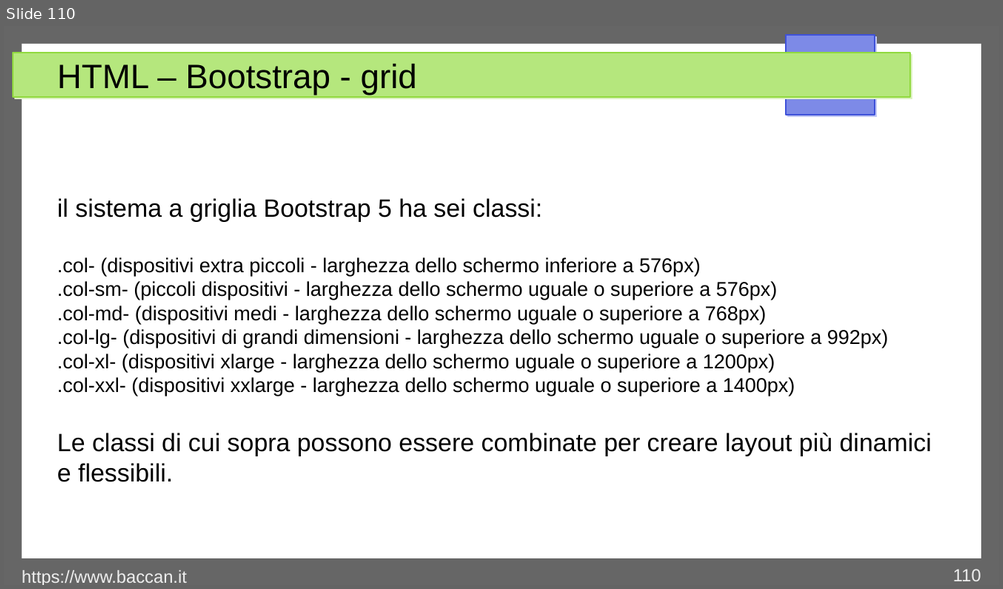
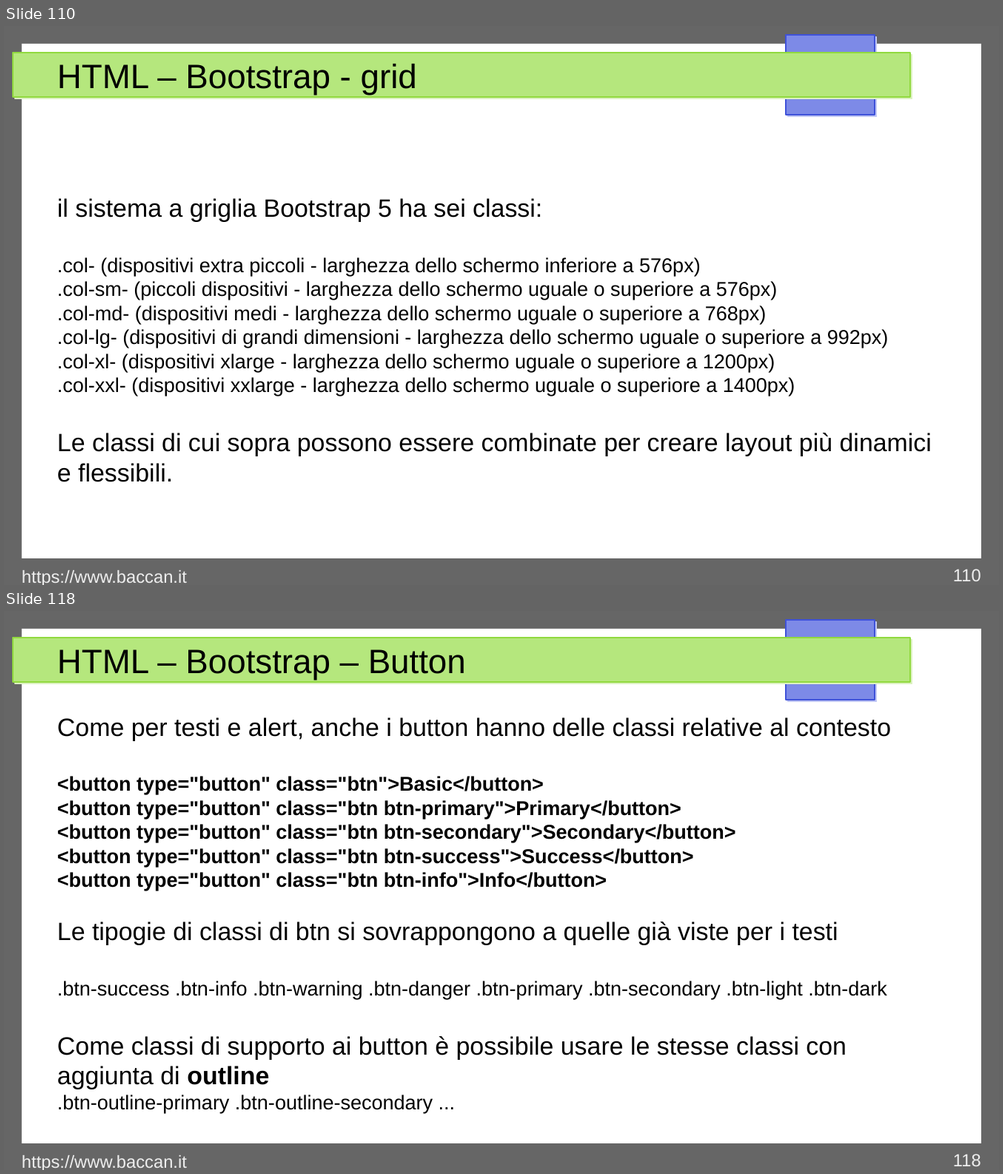
Before and after one commit to matteobaccan/CorsoHTML, a slide deck: Chapter_html.odp. Shown one above the other, each under a label of ours: slide 110 before the commit, slides 110 and 118 after it; the slides between them are not shown. The pictures are 1003x589 and 1003x1174 pixels, drawn with LibreOffice and Linux fonts; fonts in the diff are those of the drawing. Boxes give left, top, right and bottom in pixels: in the first picture for what was removed or moved away, otherwise in the second. Text is boxed around its words. In the diff, an @@ line names an element or a change of style, - is before the commit and + after.

Commit message:
Bootstrap

```diff
--- a/Chapter_html.odp
+++ b/Chapter_html.odp
@@ slide 118 added at bbox=[4, 611, 999, 1170], background #FFFFFF; not listed: 4 template elements that a slide beside it also shows @@
@@ title added at bbox=[57, 649, 466, 680], 27 pt, text #000000 @@
+HTML – Bootstrap – Button
@@ text added at bbox=[57, 718, 891, 1113], 16 pt, text #000000 @@
+Come per testi e alert, anche i button hanno delle classi relative al contesto
+<button type="button" class="btn">Basic</button>
+<button type="button" class="btn btn-primary">Primary</button>
+<button type="button" class="btn btn-secondary">Secondary</button>
+<button type="button" class="btn btn-success">Success</button>
+<button type="button" class="btn btn-info">Info</button>
+Le tipogie di classi di btn si sovrappongono a quelle già viste per i testi
+.btn-success .btn-info .btn-warning .btn-danger .btn-primary .btn-secondary .btn-light .btn-dark
+Come classi di supporto ai button è possibile usare le stesse classi con aggiunta di outline
+.btn-outline-primary .btn-outline-secondary ...
@@ text added at bbox=[22, 1156, 187, 1170], 14 pt, text #EEEEEE @@
+https://www.baccan.it
@@ page number added at bbox=[953, 1154, 981, 1167], 14 pt, text #EEEEEE @@
+118
```
Also in this commit, not shown: 2 slides changed, 7 other slides added, 8 other files.
